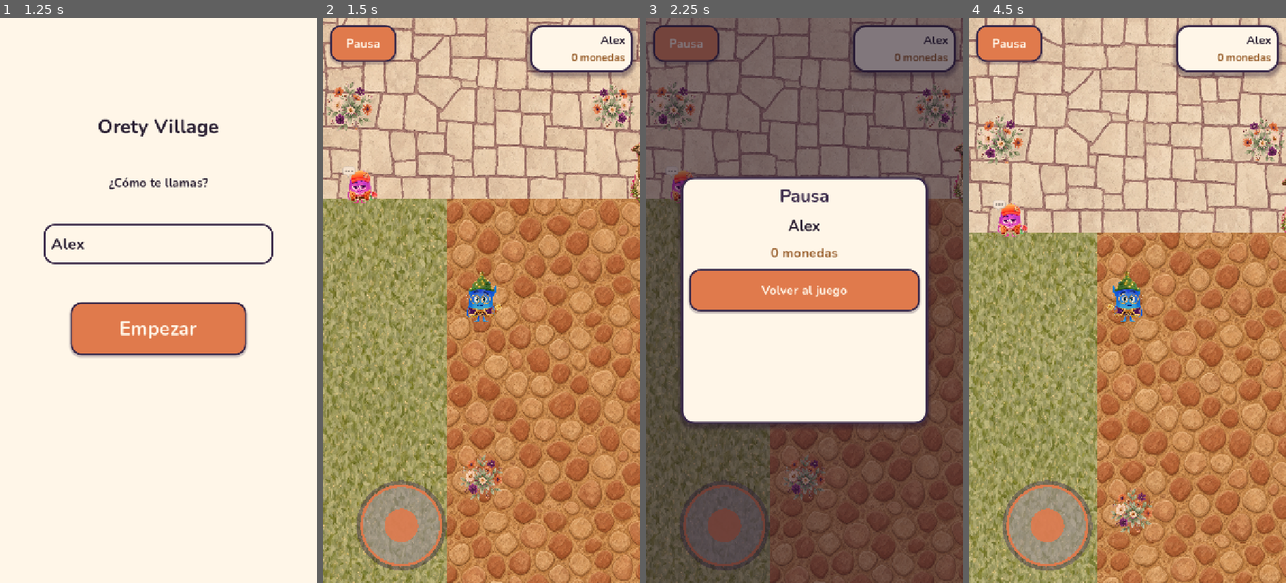
Above: before the commit, frames 1-4 (left to right).
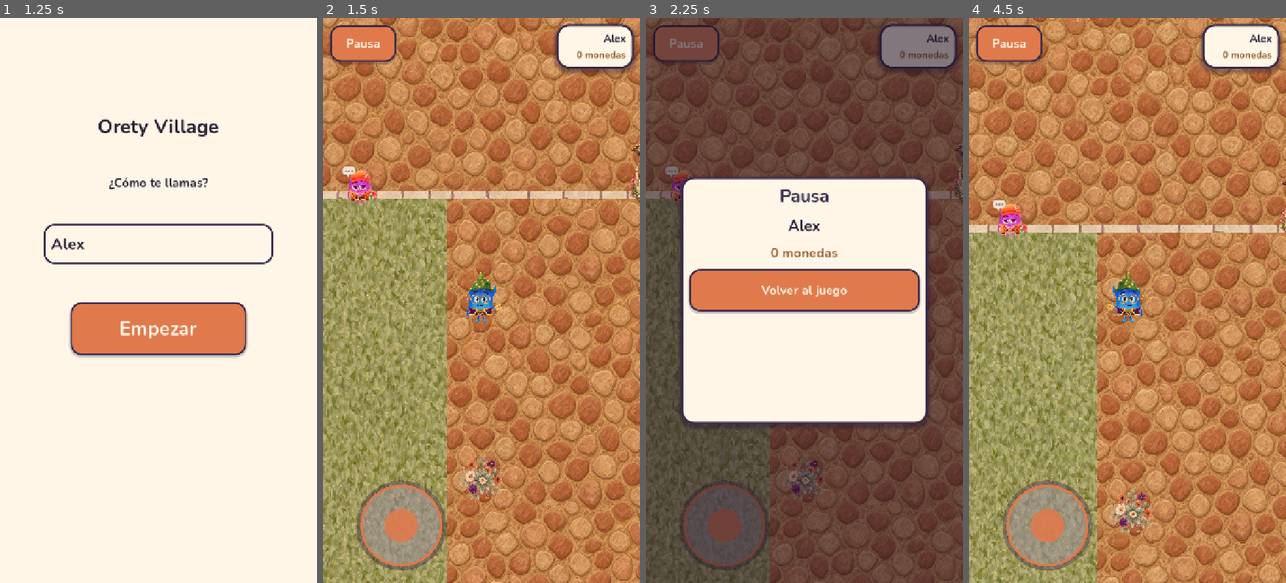
Above: after the commit, the same moments.

Repository: madrigalcesarc89-del/OretyVillage
Game: Godot game, scene res://scenes/Main.tscn
The game is run twice, just before and just after one commit, with the same random seed, the same clock (stepped at 60 frames per second) and the same inputs.
Inputs (mouse positions are in pixels of both pictures, inside the frame that each line leads up to):
- Up to frame 1 (1.25 s): click (158, 244) at 0.52 s; type "Alex" at 0.6 s
- Up to frame 2 (1.5 s): click "Empezar" at 1.25 s
- Up to frame 3 (2.25 s): click "Pausa" at 2 s
- Up to frame 4 (4.5 s): click "Volver al juego" at 2.75 s; tap Enter at 3.5 s; drag from (1048, 526) to (1003, 187) at 3.52 s; drag from (1064, 328) to (1007, 221) at 4.27 s

Frame 1 is identical in both runs. In frame 2, 28% of the frame differs, in the area x 0-100%, y 0-31%; in frame 3, 22%; in frame 4, 34%, in the area x 0-100%, y 0-37%.

Commit message:
feat: pulido UI — chip compacto, Y-sort con colisiones y pasos por terreno

Diff:
--- a/scenes/Main.tscn
+++ b/scenes/Main.tscn
@@ -1,9 +1,9 @@
-[gd_scene load_steps=3 format=3]
+[gd_scene format=3 uid="uid://dky5arnyp182a"]
 
-[ext_resource type="Script" path="res://scripts/Main.gd" id="1"]
+[ext_resource type="Script" uid="uid://xnywejabqv3y" path="res://scripts/Main.gd" id="1"]
 [ext_resource type="PackedScene" path="res://scenes/world/Plaza.tscn" id="2"]
 
-[node name="Main" type="Node2D"]
+[node name="Main" type="Node2D" unique_id=1080218113]
 script = ExtResource("1")
 
-[node name="World" parent="." instance=ExtResource("2")]
+[node name="World" parent="." unique_id=2091353617 instance=ExtResource("2")]
--- a/scenes/Player.tscn
+++ b/scenes/Player.tscn
@@ -1,13 +1,17 @@
-[gd_scene load_steps=6 format=3]
+[gd_scene load_steps=7 format=3]
 
 [ext_resource type="Script" path="res://scripts/Player.gd" id="1"]
 [ext_resource type="Texture2D" path="res://assets/import/ciana_casual.png" id="2"]
 [ext_resource type="Script" path="res://scripts/visual/CharacterAnim.gd" id="3"]
 [ext_resource type="Texture2D" path="res://assets/characters/ciana_walk.png" id="4"]
+[ext_resource type="Script" path="res://scripts/simulation/TerrainSensor.gd" id="5"]
 
 [sub_resource type="CapsuleShape2D" id="cap"]
 radius = 40.0
 height = 170.0
+
+[sub_resource type="CircleShape2D" id="feet"]
+radius = 30.0
 
 [node name="Player" type="CharacterBody2D"]
 script = ExtResource("1")
@@ -23,6 +27,16 @@
 [node name="CollisionShape2D" type="CollisionShape2D" parent="."]
 shape = SubResource("cap")
 
+[node name="TerrainSensor" type="Area2D" parent="."]
+position = Vector2(0, 40)
+script = ExtResource("5")
+
+[node name="CollisionShape2D" type="CollisionShape2D" parent="TerrainSensor"]
+shape = SubResource("feet")
+
+[node name="Steps" type="AudioStreamPlayer" parent="."]
+volume_db = -14.0
+
 [node name="Camera2D" type="Camera2D" parent="."]
 position_smoothing_enabled = true
 position_smoothing_speed = 8.0
--- a/scenes/world/House.tscn
+++ b/scenes/world/House.tscn
@@ -30,7 +30,11 @@
 [sub_resource type="CircleShape2D" id="door_shape"]
 radius = 120.0
 
+[sub_resource type="RectangleShape2D" id="zone_wood"]
+size = Vector2(720, 1280)
+
 [node name="House" type="Node2D"]
+y_sort_enabled = true
 groups = ["player_house"]
 
 [node name="Suelo" type="TextureRect" parent="."]
@@ -99,6 +103,17 @@
 [node name="Placer" type="Node2D" parent="."]
 script = ExtResource("5")
 
+[node name="ZonaMadera" type="Area2D" parent="."]
+position = Vector2(360, 640)
+collision_layer = 8
+collision_mask = 0
+monitoring = false
+metadata/terrain_id = 3
+metadata/terrain_priority = 30
+
+[node name="CollisionShape2D" type="CollisionShape2D" parent="ZonaMadera"]
+shape = SubResource("zone_wood")
+
 [node name="DayNight" type="CanvasModulate" parent="."]
 script = ExtResource("3")
 
--- a/scenes/world/Plaza.tscn
+++ b/scenes/world/Plaza.tscn
@@ -37,7 +37,29 @@
 [sub_resource type="RectangleShape2D" id="box_shape"]
 size = Vector2(160, 160)
 
+[sub_resource type="CircleShape2D" id="trunk"]
+radius = 28.0
+
+[sub_resource type="RectangleShape2D" id="counter"]
+size = Vector2(140, 80)
+
+[sub_resource type="CircleShape2D" id="base_round"]
+radius = 60.0
+
+[sub_resource type="RectangleShape2D" id="base_box"]
+size = Vector2(120, 80)
+
+[sub_resource type="RectangleShape2D" id="zone_stone"]
+size = Vector2(900, 900)
+
+[sub_resource type="RectangleShape2D" id="zone_path_h"]
+size = Vector2(2160, 160)
+
+[sub_resource type="RectangleShape2D" id="zone_path_v"]
+size = Vector2(160, 3840)
+
 [node name="Plaza" type="Node2D"]
+y_sort_enabled = true
 
 [node name="Pasto" type="TextureRect" parent="."]
 offset_right = 2160.0
@@ -110,6 +132,42 @@
 texture = ExtResource("15")
 flip_h = true
 
+[node name="Tronco1" type="StaticBody2D" parent="."]
+position = Vector2(220, 663)
+
+[node name="CollisionShape2D" type="CollisionShape2D" parent="Tronco1"]
+shape = SubResource("trunk")
+
+[node name="Tronco2" type="StaticBody2D" parent="."]
+position = Vector2(1960, 605)
+
+[node name="CollisionShape2D" type="CollisionShape2D" parent="Tronco2"]
+shape = SubResource("trunk")
+
+[node name="Tronco3" type="StaticBody2D" parent="."]
+position = Vector2(180, 2234)
+
+[node name="CollisionShape2D" type="CollisionShape2D" parent="Tronco3"]
+shape = SubResource("trunk")
+
+[node name="Tronco4" type="StaticBody2D" parent="."]
+position = Vector2(1980, 2447)
+
+[node name="CollisionShape2D" type="CollisionShape2D" parent="Tronco4"]
+shape = SubResource("trunk")
+
+[node name="Tronco5" type="StaticBody2D" parent="."]
+position = Vector2(280, 3422)
+
+[node name="CollisionShape2D" type="CollisionShape2D" parent="Tronco5"]
+shape = SubResource("trunk")
+
+[node name="Tronco6" type="StaticBody2D" parent="."]
+position = Vector2(1880, 3640)
+
+[node name="CollisionShape2D" type="CollisionShape2D" parent="Tronco6"]
+shape = SubResource("trunk")
+
 [node name="Flores1" type="Sprite2D" parent="Decor"]
 position = Vector2(820, 1680)
 scale = Vector2(0.42, 0.42)
@@ -206,6 +264,12 @@
 [node name="Visual" type="Sprite2D" parent="Caja"]
 scale = Vector2(0.42, 0.42)
 texture = ExtResource("11")
+
+[node name="CajaSolida" type="StaticBody2D" parent="."]
+position = Vector2(700, 1540)
+
+[node name="CollisionShape2D" type="CollisionShape2D" parent="CajaSolida"]
+shape = SubResource("base_box")
 
 [node name="Pozo" type="Area2D" parent="."]
 position = Vector2(1500, 2300)
@@ -223,6 +287,12 @@
 scale = Vector2(0.46, 0.46)
 texture = ExtResource("12")
 
+[node name="PozoSolido" type="StaticBody2D" parent="."]
+position = Vector2(1500, 2350)
+
+[node name="CollisionShape2D" type="CollisionShape2D" parent="PozoSolido"]
+shape = SubResource("base_round")
+
 [node name="Mango" parent="." instance=ExtResource("5")]
 npc_id = "mango"
 
@@ -245,6 +315,12 @@
 scale = Vector2(0.48, 0.48)
 texture = ExtResource("13")
 
+[node name="PuestoSolido" type="StaticBody2D" parent="."]
+position = Vector2(1700, 1540)
+
+[node name="CollisionShape2D" type="CollisionShape2D" parent="PuestoSolido"]
+shape = SubResource("counter")
+
 [node name="PuertaNorte" type="Area2D" parent="."]
 position = Vector2(1080, 120)
 script = ExtResource("7")
@@ -260,6 +336,41 @@
 scale = Vector2(0.42, 0.42)
 texture = ExtResource("14")
 
+[node name="ZonasTerreno" type="Node2D" parent="."]
+
+[node name="ZonaPiedra" type="Area2D" parent="ZonasTerreno"]
+position = Vector2(1080, 1920)
+collision_layer = 8
+collision_mask = 0
+monitoring = false
+metadata/terrain_id = 2
+metadata/terrain_priority = 30
+
+[node name="CollisionShape2D" type="CollisionShape2D" parent="ZonasTerreno/ZonaPiedra"]
+shape = SubResource("zone_stone")
+
+[node name="ZonaCaminoH" type="Area2D" parent="ZonasTerreno"]
+position = Vector2(1080, 1920)
+collision_layer = 8
+collision_mask = 0
+monitoring = false
+metadata/terrain_id = 1
+metadata/terrain_priority = 20
+
+[node name="CollisionShape2D" type="CollisionShape2D" parent="ZonasTerreno/ZonaCaminoH"]
+shape = SubResource("zone_path_h")
+
+[node name="ZonaCaminoV" type="Area2D" parent="ZonasTerreno"]
+position = Vector2(1080, 1920)
+collision_layer = 8
+collision_mask = 0
+monitoring = false
+metadata/terrain_id = 1
+metadata/terrain_priority = 20
+
+[node name="CollisionShape2D" type="CollisionShape2D" parent="ZonasTerreno/ZonaCaminoV"]
+shape = SubResource("zone_path_v")
+
 [node name="DayNight" type="CanvasModulate" parent="."]
 script = ExtResource("4")
 
--- a/scripts/HUD.gd
+++ b/scripts/HUD.gd
@@ -236,19 +236,19 @@
 	chip.name = "StatusChip"
 	chip.mouse_filter = Control.MOUSE_FILTER_IGNORE
 	chip.z_index = 4
-	_anchor(chip, 1.0, 0.0, 1.0, 0.0, -250, 16, -16, 108)
+	_anchor(chip, 1.0, 0.0, 1.0, 0.0, -190, 14, -14, 92)
 	add_child(chip)
 	var box := VBoxContainer.new()
 	box.mouse_filter = Control.MOUSE_FILTER_IGNORE
 	chip.add_child(box)
 	_status_name = Label.new()
 	_status_name.horizontal_alignment = HORIZONTAL_ALIGNMENT_RIGHT
-	_status_name.add_theme_font_size_override("font_size", 26)
+	_status_name.add_theme_font_size_override("font_size", 24)
 	box.add_child(_status_name)
 	_status_coins = Label.new()
 	_status_coins.horizontal_alignment = HORIZONTAL_ALIGNMENT_RIGHT
 	_status_coins.add_theme_color_override("font_color", Color("9a6230"))
-	_status_coins.add_theme_font_size_override("font_size", 24)
+	_status_coins.add_theme_font_size_override("font_size", 22)
 	box.add_child(_status_coins)
 
 
--- a/scripts/Player.gd
+++ b/scripts/Player.gd
@@ -15,8 +15,13 @@
 var player_name := "Viajero"
 
 @onready var sprite: Sprite2D = $Sprite2D
+@onready var sensor: TerrainSensor = $TerrainSensor
+@onready var steps: AudioStreamPlayer = $Steps
 
 var _bob := 0.0
+## Pasos: distancia acumulada; suena cada ~110px en movimiento.
+var _step_acc := 0.0
+const STEP_EVERY := 110.0
 
 
 func _ready() -> void:
@@ -32,6 +37,7 @@
 	velocity = dir * speed
 	move_and_slide()
 	_animar(dir, delta)
+	_pasos(delta)
 
 
 func _animar(dir: Vector2, delta: float) -> void:
@@ -46,3 +52,16 @@
 		sprite.position.y = sin(_bob) * 4.0
 	else:
 		sprite.position.y = lerpf(sprite.position.y, 0.0, minf(delta * 10.0, 1.0))
+
+
+func _pasos(delta: float) -> void:
+	if velocity.length() < 20.0:
+		_step_acc = 0.0
+		return
+	_step_acc += velocity.length() * delta
+	if _step_acc < STEP_EVERY:
+		return
+	_step_acc = 0.0
+	steps.stream = FootstepSynth.stream_por_terreno(sensor.terrain_id)
+	steps.pitch_scale = randf_range(0.92, 1.08)
+	steps.play()
--- /dev/null
+++ b/scripts/audio/FootstepSynth.gd
@@ -0,0 +1,50 @@
+class_name FootstepSynth
+extends RefCounted
+## Pasos placeholder generados por código (cero archivos, cero licencias).
+## 0 pasto suave, 1 tierra media, 2 piedra/madera clic. Reemplazable por
+## WAV reales sin tocar la lógica (misma firma: stream_por_terreno()).
+
+const MIX_RATE := 22050
+const LENGTH := 0.12
+
+static var _cache := {}
+
+
+## Un stream por terreno, generado una vez (la variedad la da el pitch).
+static func stream_por_terreno(terrain_id: int) -> AudioStreamWAV:
+	var key := 2 if (terrain_id == 2 or terrain_id == 3) else (1 if terrain_id == 1 else 0)
+	if _cache.has(key):
+		return _cache[key]
+	var wav: AudioStreamWAV
+	match key:
+		2:
+			wav = _burst(4200.0, 0.35, 0.09)
+		1:
+			wav = _burst(1400.0, 0.5, 0.11)
+		_:
+			wav = _burst(500.0, 0.65, 0.12)
+	_cache[key] = wav
+	return wav
+
+
+## Ráfaga de ruido con envolvente de decaimiento y suavizado simple.
+## cutoff alto = brillante (piedra); bajo = sordo (pasto).
+static func _burst(cutoff: float, gain: float, length: float) -> AudioStreamWAV:
+	var n := int(MIX_RATE * length)
+	var data := PackedByteArray()
+	data.resize(n)
+	var rng := RandomNumberGenerator.new()
+	rng.seed = 12345
+	var smooth := 0.0
+	var alpha: float = clampf(cutoff / 6000.0, 0.05, 0.9)
+	for i in n:
+		var t := float(i) / float(n)
+		var env := (1.0 - t) * (1.0 - t)
+		var noise := rng.randf_range(-1.0, 1.0)
+		smooth = lerpf(smooth, noise, alpha)
+		data[i] = int(127.5 + 127.0 * clampf(smooth * env * gain, -1.0, 1.0)) & 0xFF
+	var wav := AudioStreamWAV.new()
+	wav.format = AudioStreamWAV.FORMAT_8_BITS
+	wav.mix_rate = MIX_RATE
+	wav.data = data
+	return wav
--- /dev/null
+++ b/scripts/simulation/TerrainSensor.gd
@@ -0,0 +1,32 @@
+class_name TerrainSensor
+extends Area2D
+## Terreno bajo los pies (0 pasto default, 1 camino, 2 piedra, 3 madera).
+## Lee Area2Ds de zona (capa 4, metadata terrain_id/priority) y resuelve
+## por prioridad (piedra sobre camino). Sin interferir (máscara 8).
+
+signal terrain_changed(terrain_id: int)
+
+var terrain_id := 0
+
+
+func _ready() -> void:
+	collision_layer = 0
+	collision_mask = 8
+	monitoring = true
+	area_entered.connect(_refresh)
+	area_exited.connect(_refresh)
+
+
+func _refresh(_area: Area2D = null) -> void:
+	var best := 0
+	var best_prio := -1
+	for a in get_overlapping_areas():
+		if not a.has_meta("terrain_id"):
+			continue
+		var prio := int(a.get_meta("terrain_priority", 0))
+		if prio > best_prio:
+			best_prio = prio
+			best = int(a.get_meta("terrain_id"))
+	if best != terrain_id:
+		terrain_id = best
+		terrain_changed.emit(terrain_id)
Not shown, added: scripts/audio/FootstepSynth.gd.uid
Not shown, added: scripts/simulation/TerrainSensor.gd.uid
